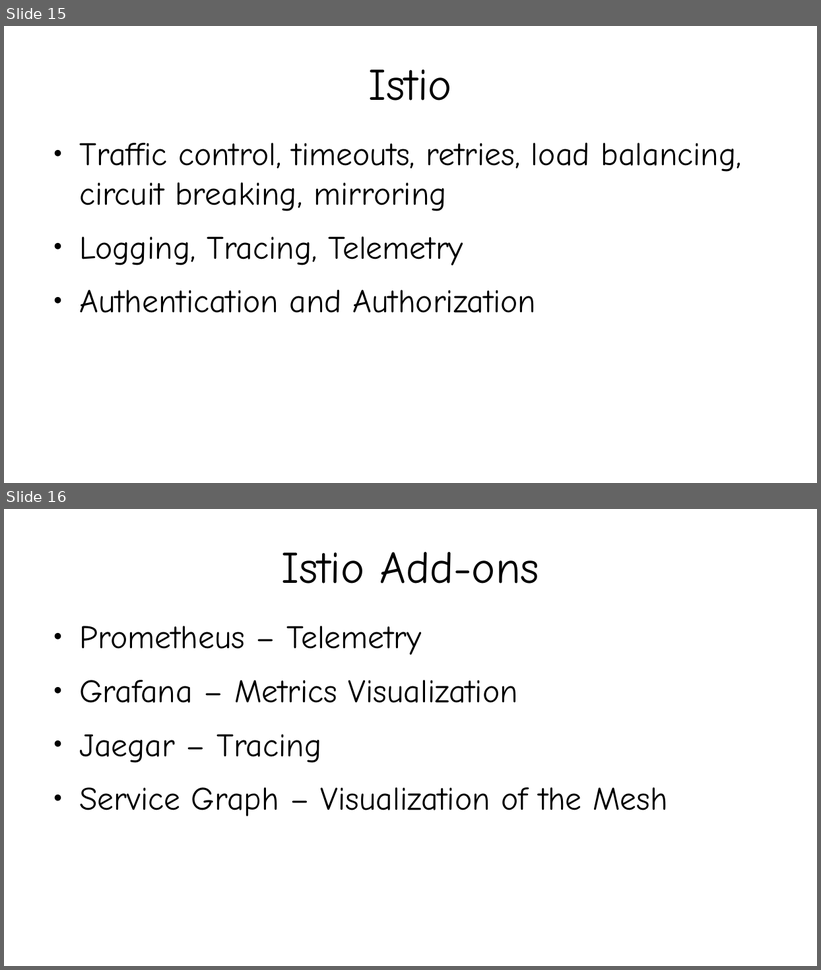
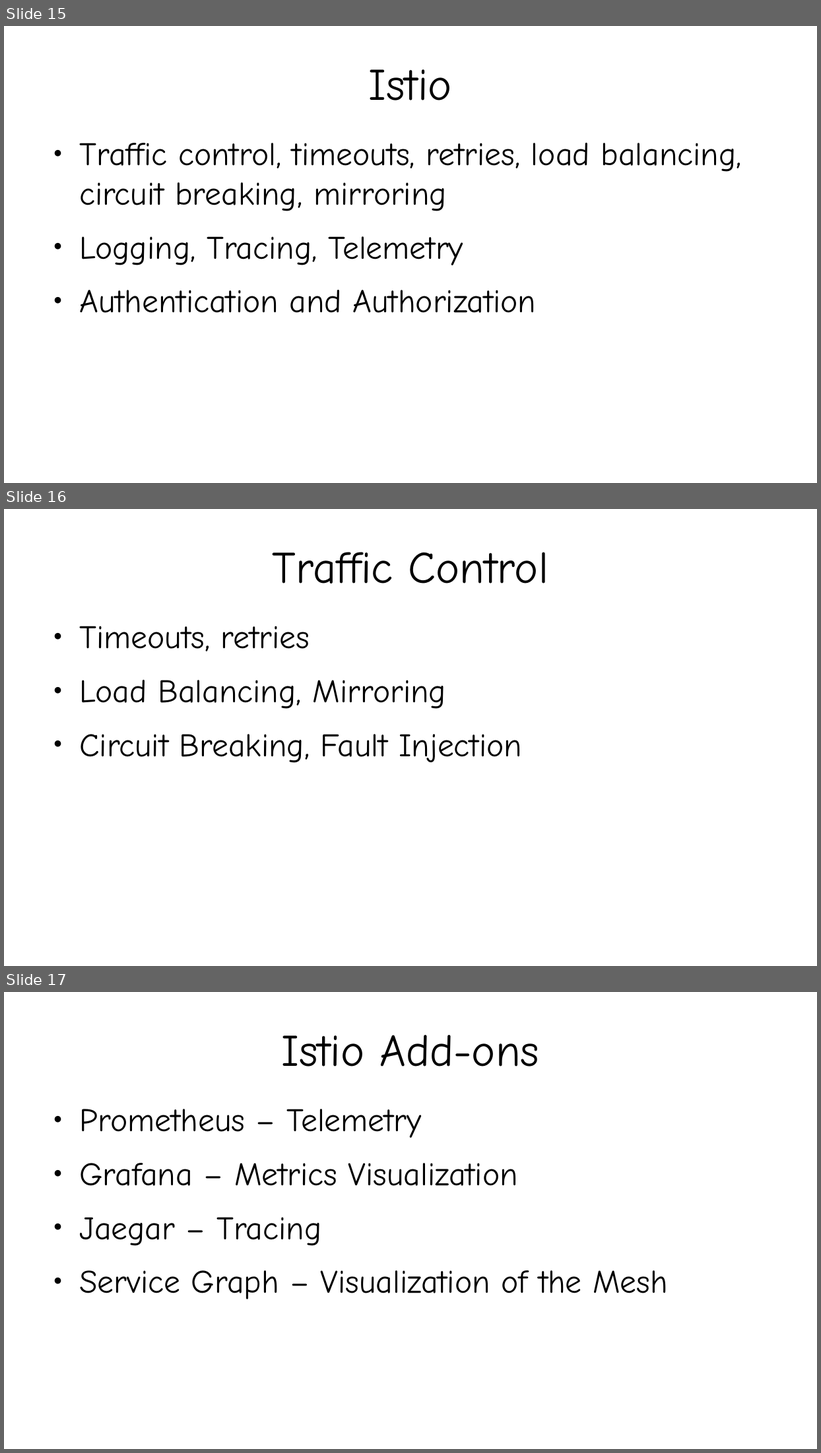
Before and after one commit to kislaykishore/microservices, a slide deck: Kubernetes.odp. Shown one above the other, each under a label of ours: slides 15 and 16 before the commit, slides 15, 16 and 17 after it. The pictures are 821x970 and 821x1453 pixels, drawn with LibreOffice and Linux fonts; fonts in the diff are those of the drawing. Boxes give left, top, right and bottom in pixels: in the first picture for what was removed or moved away, otherwise in the second. Text is boxed around its words. In the diff, an @@ line names an element or a change of style, - is before the commit and + after.

```diff
--- a/Kubernetes.odp
+++ b/Kubernetes.odp
@@ slide 16 added at [4,509,817,966], background #FFFFFF @@
@@ title added at [272,552,548,584], 44 pt, text #000000 @@
+Traffic Control
@@ text added at [79,626,522,763], 32 pt, text #000000 @@
+● Timeouts, retries
+● Load Balancing, Mirroring
+● Circuit Breaking, Fault Injection
@@ what was slide 16 is now slide 17 @@
```
Also in this commit, not shown: 2 slides changed, 1 other slide added, 1 slide removed.
